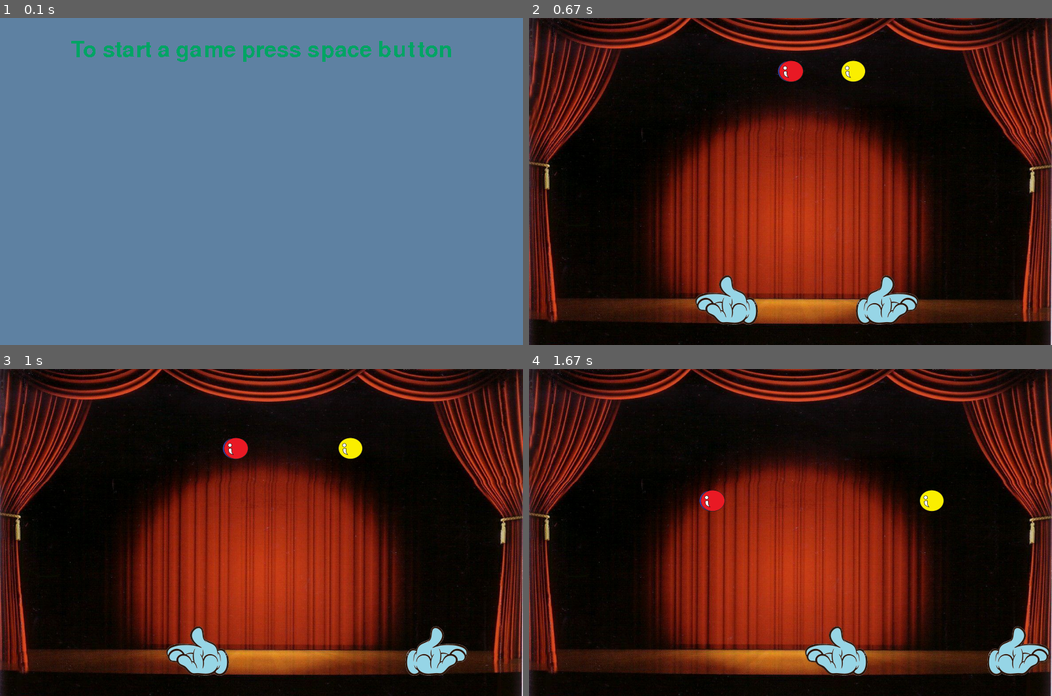
Above: before the commit, frames 1-4 (two rows, left to right).
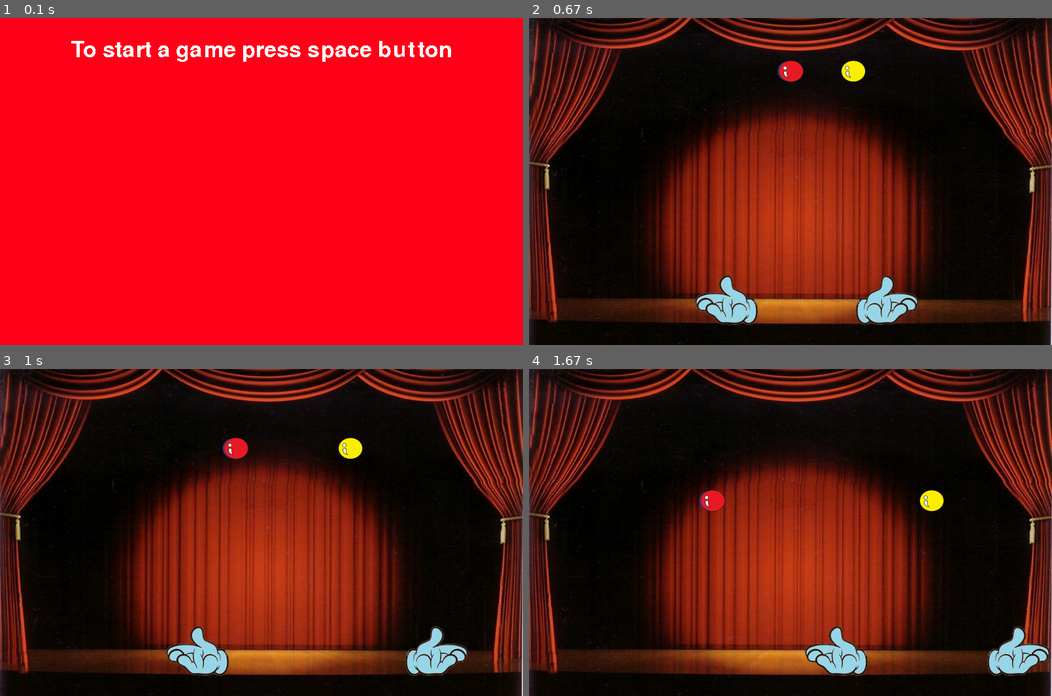
Above: after the commit, the same moments.

Repository: finziamit/PyGame
Game: pygame game, started from 2nd game/Juggle.py
The game is run twice, just before and just after one commit, with the same random seed, the same clock (stepped at 60 frames per second) and the same inputs.
Inputs:
- Up to frame 1 (0.1 s): no input
- Up to frame 2 (0.67 s): tap Space at 0.33 s
- Up to frame 3 (1 s): hold Right from 0.67 s (still down)
- Up to frame 4 (1.67 s): release Right at 1.13 s; hold Right 1.17-1.63 s; hold D 1.17-1.63 s

The runs differ from the first frame. In frame 1, 100% of the frame differs, in the area x 0-100%, y 0-100%; in frame 2, nothing differs; in frame 3, nothing differs; in frame 4, nothing differs.

Commit message:
Change queue screen colors

Diff:
--- a/2nd game/Juggle.py
+++ b/2nd game/Juggle.py
@@ -106,8 +106,8 @@
     yellow_ball = Ball('2nd game/graphics/balls/yellow_ball.png')
 
     test_font = font.Font(None, 50)
-    game_deactivated_screen_color = (94,129,162)
-    game_deactivated_text_color = (0, 164, 100)
+    game_deactivated_screen_color = (255,0,24)
+    game_deactivated_text_color = (255, 255, 255)
     instructions_text_surface = test_font.render("To start a game press space button", False, game_deactivated_text_color)
     instructions_text_rect = instructions_text_surface.get_rect(center = (400,50))
 
